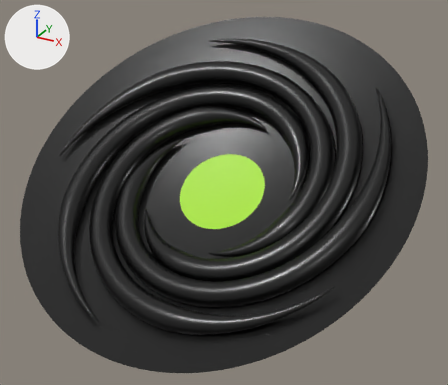
Renders of the glTF model works/025_uzu/model.glb from each side of a commit.
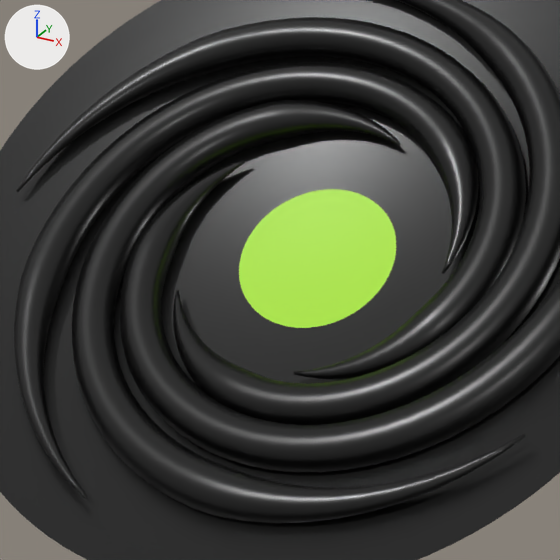
Each version is shown whole from a camera (50 mm lens) standing at (1.294, -2.337, 2.617) and looking at (0.085, -0.138, 1.518), then close up on the part from 11% to 79% of the width and 14% to 92% of the height. The lights are fixed; the arrows at upper left show +X, +Y and +Z. The first two pictures are the older version. Where no turn or scale is listed for an object, it has been applied to the vertices.

In view in the first close-up: 'uzu_arms', 'uzu_funnel'.
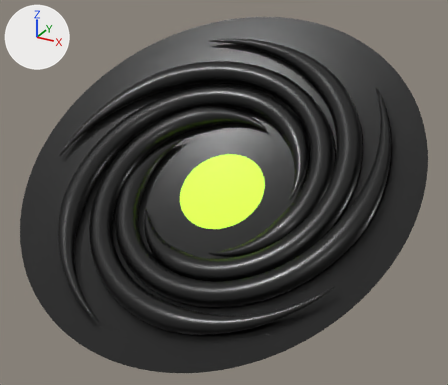
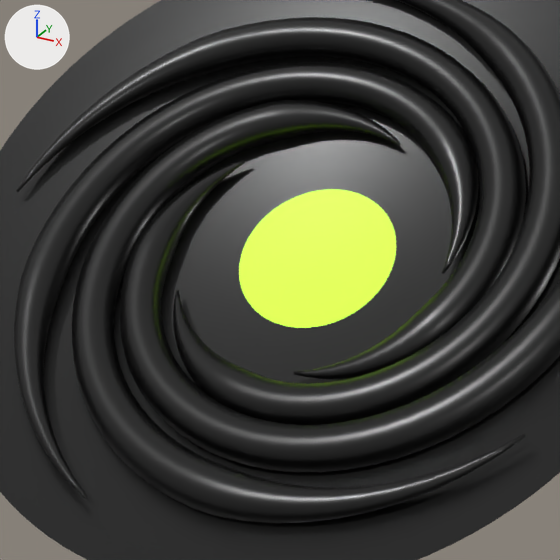
Location of each change, (x1, y1, x2, y2) in pixels of the close-ups (560 x 560 px):
'uzu_funnel', recoloured, surface changed: (236, 186, 445, 384) in both

The edits, one by one:
In material 'uzu_eye' (mat_uzu_eye), emission_color goes from (0.346, 0.686, 0.0251) (green #9fd82c) to (0.505, 1.0, 0.0367) (green #bcff36).
In material 'uzu_eye' (mat_uzu_eye), emission_strength goes from 1.0 to 1.416.
